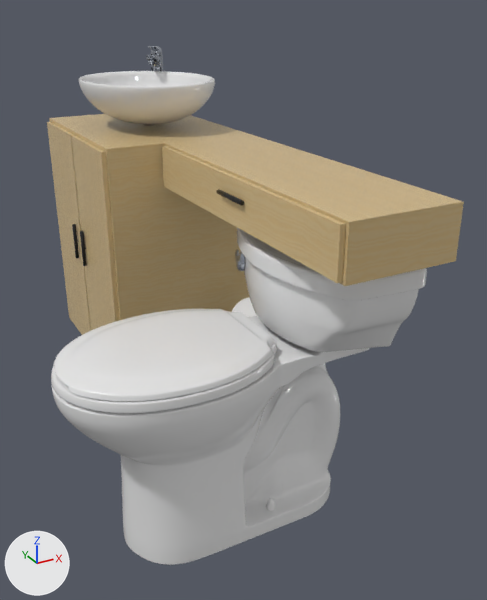
What one commit did to the Blender file 3d_models/table_sink/table_sink1.blend.
One viewpoint serves both versions: a 50 mm lens placed at (-0.684, -1.8, 1.023), pointed at (0.009, -0.54, 0.393). The lights are fixed; the arrows at lower left show +X, +Y and +Z.

The older version as bpy lines, for what is in view:
```python
ob_sink = bpy.data.objects.new('sink', me_cube_012)
ob_sink.location = (0.125, 0.192, 0.78)
ob_sink.rotation_euler = (0.0, 0.0, 0.946)  # degrees (0, 0, 54)
ob_sphere = bpy.data.objects.new('Sphere', me_sphere)
ob_sphere.location = (-0.007, -0.036, 0.877)
ob_sphere.scale = (0.175, 0.218, 0.175)
ob_table = bpy.data.objects.new('table', me_cube_001)
ob_table.location = (0.169, 0.227, 0.0)
ob_table.scale = (0.2, 0.26, 0.36)
ob_table_001 = bpy.data.objects.new('table.001', me_cube_002)
ob_table_001.location = (0.169, 0.227, 0.0)
ob_table_001.scale = (0.2, 0.26, 0.36)
ob_toilet = bpy.data.objects.new('toilet', me_toilet_01)
ob_toilet.location = (-0.063, -0.738, 0.0)
```
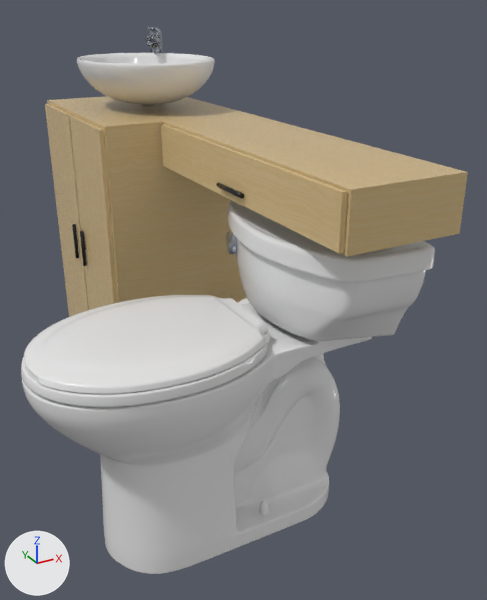
Pixel boxes (x1, y1, x2, y2) of what changed, in the pictures (487 x 600 px):
'toilet', moved, rescaled (10% wider, 11% taller)
    before: (51, 228, 427, 565)
    after: (21, 201, 435, 574)
'table', moved
    before: (47, 114, 251, 335)
    after: (45, 96, 251, 317)
'table.001', moved
    before: (162, 135, 464, 286)
    after: (161, 114, 468, 256)
'Sphere', moved
    before: (79, 71, 215, 124)
    after: (77, 53, 215, 105)
'sink', moved
    before: (146, 46, 163, 71)
    after: (145, 27, 162, 53)
'drain', moved
    before: (143, 124, 155, 126)
    after: (142, 105, 154, 107)

The change, as a diff of the scene's bpy script:
```diff
--- a/3d_models/table_sink/table_sink1.blend.py
+++ b/3d_models/table_sink/table_sink1.blend.py
@@ ob_sink @@
 ob_sink = bpy.data.objects.new('sink', me_cube_012)
-ob_sink.location = (0.125, 0.192, 0.78)
+ob_sink.location = (0.125, 0.192, 0.83)
 ob_sink.rotation_euler = (0.0, 0.0, 0.946)  # degrees (0, 0, 54)
@@ ob_table @@
 ob_table = bpy.data.objects.new('table', me_cube_001)
-ob_table.location = (0.169, 0.227, 0.0)
+ob_table.location = (0.169, 0.227, 0.05)
 ob_table.scale = (0.2, 0.26, 0.36)
@@ ob_table_001 @@
 ob_table_001 = bpy.data.objects.new('table.001', me_cube_002)
-ob_table_001.location = (0.169, 0.227, 0.0)
+ob_table_001.location = (0.169, 0.227, 0.05)
 ob_table_001.scale = (0.2, 0.26, 0.36)
@@ ob_toilet @@
 ob_toilet = bpy.data.objects.new('toilet', me_toilet_01)
-ob_toilet.location = (-0.063, -0.738, 0.0)
+ob_toilet.location = (-0.082, -0.738, 0.0)
+ob_toilet.scale = (1.07, 1.07, 1.08)
 _m = ob_toilet.modifiers.new('Subsurf', 'SUBSURF')
@@ ob_sphere @@
 ob_sphere = bpy.data.objects.new('Sphere', me_sphere)
-ob_sphere.location = (-0.007, -0.036, 0.877)
+ob_sphere.location = (-0.007, -0.036, 0.927)
 ob_sphere.scale = (0.175, 0.218, 0.175)
```
